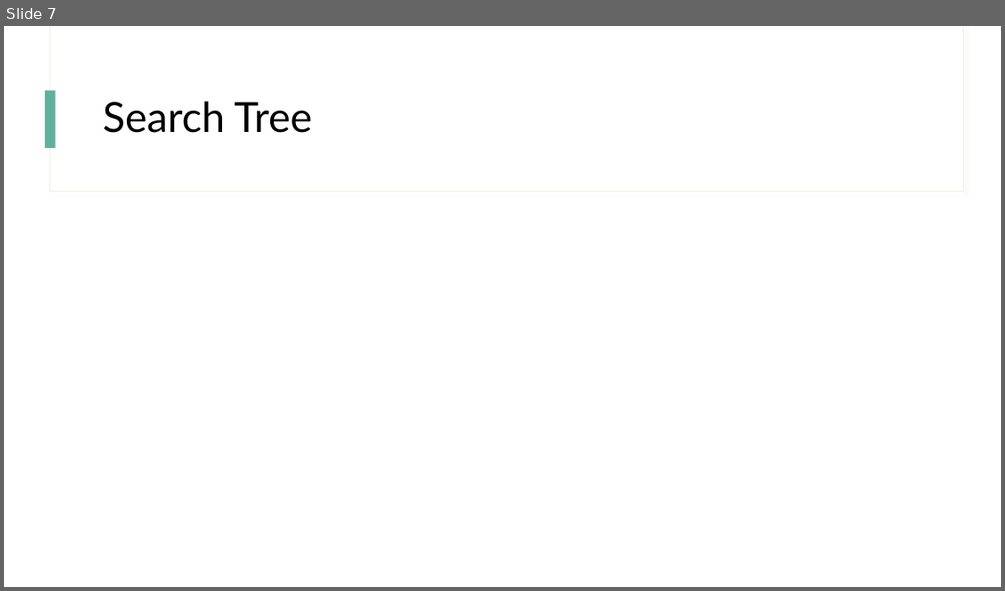
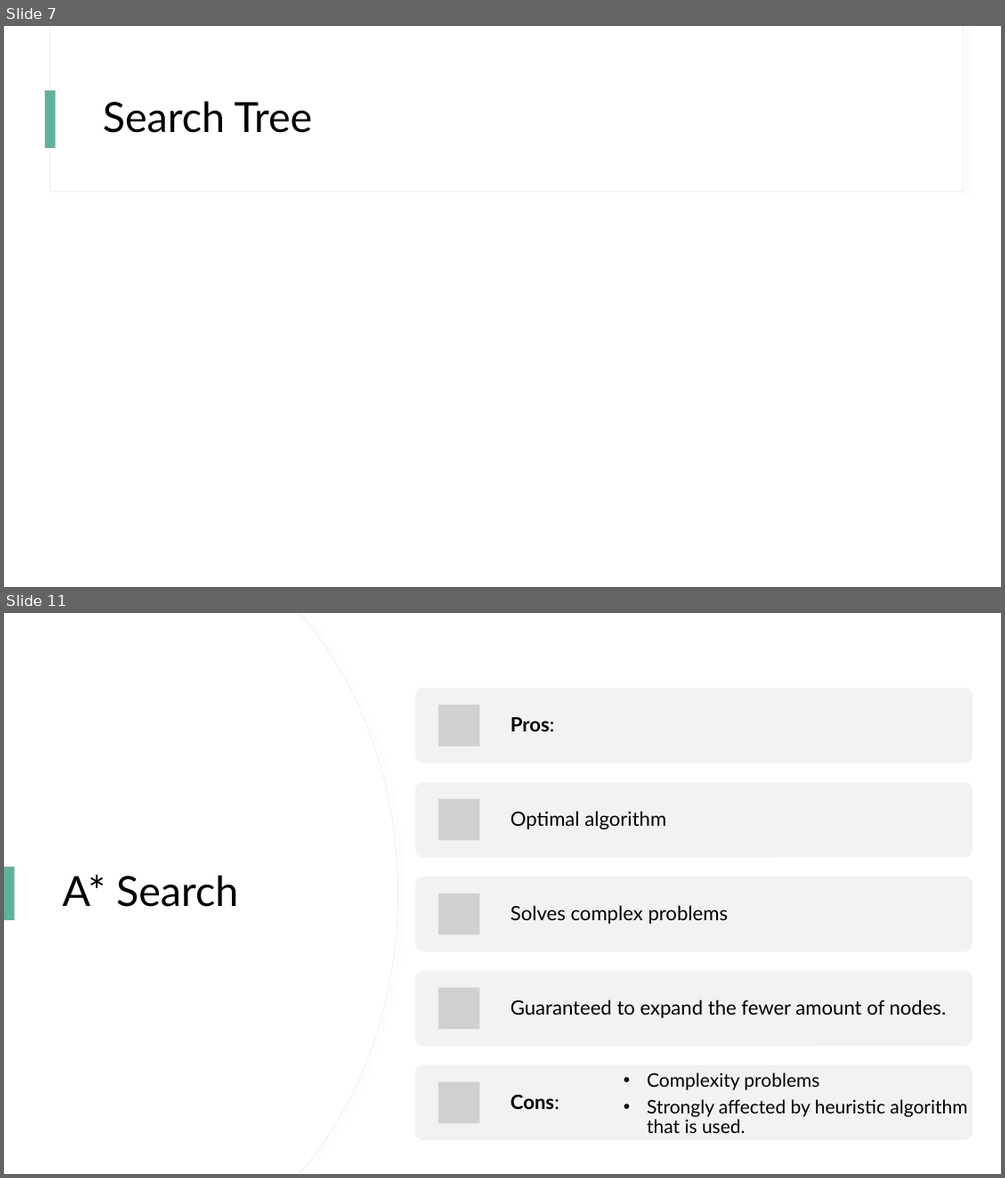
Before and after one commit to lauxpaux/Maze-Robotic-Path, a slide deck: AIAssignment2.pptx. Shown one above the other, each under a label of ours: slide 7 before the commit, slides 7 and 11 after it; the slides between them are not shown. The pictures are 1005x591 and 1005x1178 pixels, drawn with LibreOffice and Linux fonts; fonts in the diff are those of the drawing; grey boxes stand for pictures. Boxes give left, top, right and bottom in pixels: in the first picture for what was removed or moved away, otherwise in the second. Text is boxed around its words. In the diff, an @@ line names an element or a change of style, - is before the commit and + after.

Commit message:
2nd commit
draft
missing breadth-first code, map trees, map search

```diff
--- a/AIAssignment2.pptx
+++ b/AIAssignment2.pptx
@@ slide 11 added at [4,613,1001,1174], background #FFFFFF; not listed: 2 template elements that a slide beside it also shows @@
@@ rectangle added at [4,613,1001,1174], fill #FFFFFF @@
@@ freeform shape added at [4,613,398,1174], fill #FFFFFF, outline #EFF0E5 0.75 pt @@
@@ freeform shape added at [4,613,397,1174], fill #FFFFFF @@
@@ rounded rectangle added at [415,688,972,763], fill #F2F2F2 @@
@@ picture added at [438,705,479,747] @@
@@ text added at [510,717,554,731], 19 pt, text #000000, bold @@
+Pros:
@@ rounded rectangle added at [415,782,972,858], fill #F2F2F2 @@
@@ picture added at [438,799,479,840] @@
@@ text added at [510,811,666,829], 19 pt, text #000000 @@
+Optimal algorithm
@@ rectangle added at [4,867,15,920], fill #63AF9D @@
@@ title added at [63,875,238,907], 40 pt, text #000000 @@
+A* Search
@@ rounded rectangle added at [415,876,972,952], fill #F2F2F2 @@
@@ picture added at [438,893,479,934] @@
@@ text added at [510,905,728,924], 19 pt, text #000000 @@
+Solves complex problems
@@ rounded rectangle added at [415,971,972,1046], fill #F2F2F2 @@
@@ picture added at [438,988,479,1029] @@
@@ text added at [510,999,947,1018], 19 pt, text #000000 @@
+Guaranteed to expand the fewer amount of nodes.
@@ rounded rectangle added at [415,1064,972,1140], fill #F2F2F2 @@
@@ picture added at [438,1082,479,1123] @@
@@ text added at [647,1072,967,1133], 18 pt, text #000000 @@
+• Complexity problems
+• Strongly affected by heuristic algorithm that is used.
@@ text added at [510,1094,559,1109], 19 pt, text #000000, bold @@
+Cons:
```
Also in this commit, not shown: 1 slide changed, 10 other slides added, 7 slides removed.
